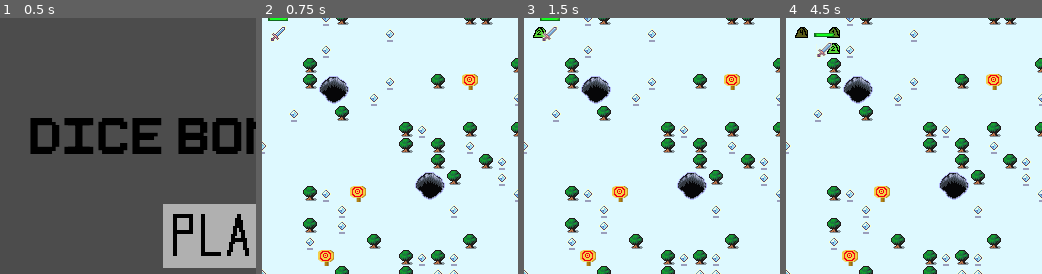
Above: before the commit, frames 1-4 (left to right).
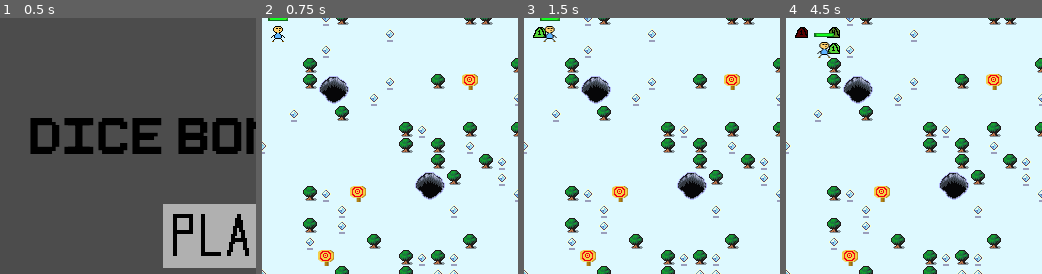
Above: after the commit, the same moments.

Repository: alexxie998/GMTK2022
Game: Godot game, scene res://Menu.tscn
The game is run twice, just before and just after one commit, with the same random seed, the same clock (stepped at 60 frames per second) and the same inputs.
Inputs (mouse positions are % of the whole screen's width and height, from its top left):
- Up to frame 1 (0.5 s): no input
- Up to frame 2 (0.75 s): click (49, 47) at 0.5 s
- Up to frame 3 (1.5 s): tap Enter (ui_accept) at 1.25 s; hold Right (ui_right) from 1.28 s (still down); hold Enter (ui_accept) from 1.28 s (still down)
- Up to frame 4 (4.5 s): release Right (ui_right) at 2.03 s; release Enter (ui_accept) at 2.03 s; hold Down (ui_down) 2.03-2.78 s; tap Enter (ui_accept) at 2.1, 2.27, 2.57, 2.75, 3.6, 3.77, 4.07, 4.25 s; hold Right (ui_right) 2.78-3.53 s; hold Enter (ui_accept) 2.78-3.53 s; hold Up (ui_up) 3.53-4.28 s; hold Left (ui_left) from 4.28 s (still down); hold Enter (ui_accept) from 4.28 s (still down)
The pictures show only the part of the screen within x 5-55%, y 5-55%; the shares and areas given below are measured in that part.

Frame 1 is identical in both runs. In frame 2, 0.3% of the frame differs, in the area x 3-10%, y 3-10%; in frame 3, 0.3%; in frame 4, 0.4%, in the area x 3-20%, y 3-16%.

Commit message:
added sound + animations

Diff:
--- a/GameObjects/DieBomb.tscn
+++ b/GameObjects/DieBomb.tscn
@@ -8,6 +8,7 @@
 [ext_resource path="res://Sprites/dieRollAnimation/dieRoll_5.png" type="Texture" id=6]
 [ext_resource path="res://Scripts/DieBomb.gd" type="Script" id=7]
 [ext_resource path="res://Sprites/d4/D4_Result.png" type="Texture" id=8]
+[ext_resource path="res://Sounds/DiceRollSequence.wav" type="AudioStream" id=9]
 
 [sub_resource type="AtlasTexture" id=3]
 flags = 4
@@ -51,7 +52,7 @@
 [node name="DieBombAnimation" type="AnimatedSprite" parent="."]
 frames = SubResource( 1 )
 animation = "d4 roll"
-frame = 3
+frame = 2
 speed_scale = 2.5
 playing = true
 
@@ -67,3 +68,6 @@
 [node name="DestroyTimer" type="Timer" parent="."]
 
 [node name="TurnRedTimer" type="Timer" parent="."]
+
+[node name="bombSound" type="AudioStreamPlayer" parent="."]
+stream = ExtResource( 9 )
--- a/Node2D.tscn
+++ b/Node2D.tscn
@@ -6,11 +6,14 @@
 [ext_resource path="res://Scripts/generateObstacles.gd" type="Script" id=4]
 [ext_resource path="res://Scripts/main.gd" type="Script" id=5]
 [ext_resource path="res://Player.gd" type="Script" id=6]
-[ext_resource path="res://game jam track 01.wav" type="AudioStream" id=7]
+[ext_resource path="res://Sounds/game jam track 01.wav" type="AudioStream" id=7]
 [ext_resource path="res://HealthDisplay.tscn" type="PackedScene" id=8]
 [ext_resource path="res://Sprites/dummy.png" type="Texture" id=9]
 [ext_resource path="res://Sprites/crate.png" type="Texture" id=10]
 [ext_resource path="res://Sprites/upgrades/diceUpgrade.png" type="Texture" id=11]
+[ext_resource path="res://Sprites/game_jam_fixed_sprites.png" type="Texture" id=12]
+[ext_resource path="res://Sounds/step2.wav" type="AudioStream" id=13]
+[ext_resource path="res://Sounds/step1.wav" type="AudioStream" id=14]
 
 [sub_resource type="TileSet" id=1]
 0/name = "RPG Tileset.png 0"
@@ -277,16 +280,101 @@
 5/shapes = [  ]
 5/z_index = 0
 
-[sub_resource type="AtlasTexture" id=9]
-flags = 4
-atlas = ExtResource( 2 )
-region = Rect2( 48, 544, 16, 16 )
+[sub_resource type="AtlasTexture" id=16]
+flags = 4
+atlas = ExtResource( 12 )
+region = Rect2( 16, 16, 16, 16 )
+
+[sub_resource type="AtlasTexture" id=17]
+flags = 4
+atlas = ExtResource( 12 )
+region = Rect2( 32, 16, 16, 16 )
+
+[sub_resource type="AtlasTexture" id=18]
+flags = 4
+atlas = ExtResource( 12 )
+region = Rect2( 0, 0, 16, 16 )
+
+[sub_resource type="AtlasTexture" id=19]
+flags = 4
+atlas = ExtResource( 12 )
+region = Rect2( 0, 16, 16, 16 )
+
+[sub_resource type="AtlasTexture" id=20]
+flags = 4
+atlas = ExtResource( 12 )
+region = Rect2( 0, 0, 16, 16 )
+
+[sub_resource type="AtlasTexture" id=21]
+flags = 4
+atlas = ExtResource( 12 )
+region = Rect2( 16, 0, 16, 16 )
+
+[sub_resource type="AtlasTexture" id=22]
+flags = 4
+atlas = ExtResource( 12 )
+region = Rect2( 0, 0, 16, 16 )
+
+[sub_resource type="AtlasTexture" id=23]
+flags = 4
+atlas = ExtResource( 12 )
+region = Rect2( 0, 32, 16, 16 )
+
+[sub_resource type="AtlasTexture" id=24]
+flags = 4
+atlas = ExtResource( 12 )
+region = Rect2( 16, 32, 16, 16 )
+
+[sub_resource type="AtlasTexture" id=25]
+flags = 4
+atlas = ExtResource( 12 )
+region = Rect2( 0, 0, 16, 16 )
+
+[sub_resource type="AtlasTexture" id=26]
+flags = 4
+atlas = ExtResource( 12 )
+region = Rect2( 0, 0, 16, 16 )
+
+[sub_resource type="AtlasTexture" id=27]
+flags = 4
+atlas = ExtResource( 12 )
+region = Rect2( 0, 0, 16, 16 )
+
+[sub_resource type="AtlasTexture" id=28]
+flags = 4
+atlas = ExtResource( 12 )
+region = Rect2( 32, 0, 16, 16 )
 
 [sub_resource type="SpriteFrames" id=10]
 animations = [ {
-"frames": [ SubResource( 9 ) ],
+"frames": [ SubResource( 16 ), SubResource( 17 ) ],
+"loop": true,
+"name": "Walk_Up",
+"speed": 5.0
+}, {
+"frames": [ SubResource( 18 ), SubResource( 19 ) ],
+"loop": true,
+"name": "Walk_Down",
+"speed": 5.0
+}, {
+"frames": [ SubResource( 20 ), SubResource( 21 ) ],
+"loop": true,
+"name": "Walk_Right",
+"speed": 5.0
+}, {
+"frames": [ SubResource( 22 ), SubResource( 23 ), SubResource( 24 ), SubResource( 25 ) ],
+"loop": true,
+"name": "Damage",
+"speed": 5.0
+}, {
+"frames": [ SubResource( 26 ) ],
 "loop": true,
 "name": "default",
+"speed": 5.0
+}, {
+"frames": [ SubResource( 27 ), SubResource( 28 ) ],
+"loop": true,
+"name": "Walk_Left",
 "speed": 5.0
 } ]
 
@@ -347,6 +435,12 @@
 
 [node name="HealthDisplay" parent="Player" instance=ExtResource( 8 )]
 
+[node name="step1" type="AudioStreamPlayer" parent="Player"]
+stream = ExtResource( 14 )
+
+[node name="step2" type="AudioStreamPlayer" parent="Player"]
+stream = ExtResource( 13 )
+
 [node name="AudioStreamPlayer" type="AudioStreamPlayer" parent="."]
 stream = ExtResource( 7 )
 autoplay = true
--- a/Player.gd
+++ b/Player.gd
@@ -1,6 +1,11 @@
 extends Area2D
 export var dieBomb = "res://GameObjects/DieBomb.tscn"
 export var currentDiePowerLevel = 4
+
+onready var _animation_player = $AnimationPlayer
+onready var sprite = $AnimatedSprite
+onready var step1 = $step1
+onready var step2 = $step2
 
 
 export var diePowerLevels = [4, 6] #add to this for more die power levels
@@ -30,6 +35,16 @@
 	pass # Replace with function body.
 
 func _unhandled_input(event):
+	var obstacles = get_node("/root/main/Obstacles")
+	var currentTile = Vector2((position.x-8)/16, (position.y-8)/16)
+
+	if (obstacles.isPowerupSpace(currentTile)):
+		rng.randomize()
+		var randomNum = randf()
+		if randomNum < .5:
+			handle_dice_status_update()
+		else:
+			handle_speed_status_update()
 
 	if tween.is_active():
 		return
@@ -39,10 +54,8 @@
 		if event.is_action(dir):
 			move(dir)
 
-
 	if event.is_action_pressed('ui_accept'):
 		var dieBomb_spawn = load(dieBomb).instance()
-		var obstacles = get_node("/root/main/Obstacles")
 		obstacles.add_child(dieBomb_spawn)
 		dieBomb_spawn.set_power_level(currentDiePowerLevel)
 		dieBomb_spawn.position = self.position
@@ -69,12 +82,16 @@
 func update_facing(direction):
 	if direction == 'ui_right':
 		playerFacing = DIR.RIGHT
+		sprite.play("Walk_Right")
 	elif direction == 'ui_left':
 		playerFacing = DIR.LEFT
+		sprite.play("Walk_Left")
 	elif direction == 'ui_up':
 		playerFacing = DIR.UP
+		sprite.play("Walk_Up")
 	elif direction == 'ui_down':
 		playerFacing = DIR.DOWN
+		sprite.play("Walk_Down")
 
 onready var tween = $Tween
 
@@ -89,6 +106,11 @@
 		position, position + inputs[dir] * tile_size,
 		1.0/speed, Tween.TRANS_LINEAR, Tween.EASE_IN)
 	tween.start()
+	var randomNum = rng.randf()
+	if randomNum < .5:
+		step1.play()
+	else:
+		step2.play()
 
 func apply_status_update(update):
 	match typeof(update):
--- a/Scripts/DieBomb.gd
+++ b/Scripts/DieBomb.gd
@@ -4,6 +4,7 @@
 export var kicked = false
 export var hasExecuted = false
 export var modulateColor = true
+onready var bombSound = $bombSound
 
 var explosionTimer;
 var destroyTimer;
@@ -21,12 +22,13 @@
 	destroyTimer = self.get_child(3)
 	turnRedTimer = self.get_child(4)
 	turnRedTimer.connect("timeout",self,"turnRed")
-	turnRedTimer.wait_time = 4.25
+	turnRedTimer.wait_time = 2.5
 	turnRedTimer.one_shot = true
 	turnRedTimer.start()
 	explosionTimer.connect("timeout",self,"explode")
-	explosionTimer.wait_time = 5
+	explosionTimer.wait_time = 3.75
 	explosionTimer.one_shot = true
+	bombSound.play()
 	explosionTimer.start()
 
 var velocity = Vector2(0.0, 0.0)
--- a/Scripts/generateObstacles.gd
+++ b/Scripts/generateObstacles.gd
@@ -114,6 +114,14 @@
 	if(cellName in enemyNames):
 		enemyKilled(Vector2(x, y))
 
+func isPowerupSpace(pos):
+	if pos in spawnedPUs:
+		spawnedPUs.erase(pos)
+		set_cellv(pos, -1)
+		return true
+	else:
+		return false
+	pass
 # Called when the node enters the scene tree for the first time.
 func _ready():
 
Not shown: 1 places in GameObjects/DieBomb.tscn that only renumber resources
Not shown: 1 places in Node2D.tscn that only renumber resources
Not shown, added: Sounds/DiceRollSequence.wav.import
Not shown, added: Sounds/game jam track 01.wav.import
Not shown, added: Sounds/step1.wav.import
Not shown, added: Sounds/step2.wav.import
Binary file added: Sprites/game_jam_fixed_sprites.png
Not shown, added: Sprites/game_jam_fixed_sprites.png.import
Not shown, added: export_presets.cfg
Not shown, removed: game jam track 01.wav.import
Not shown, added: Sounds/DiceRollSequence.wav
Not shown, added: Sounds/game jam track 01.wav
(and 3 more such lines)
